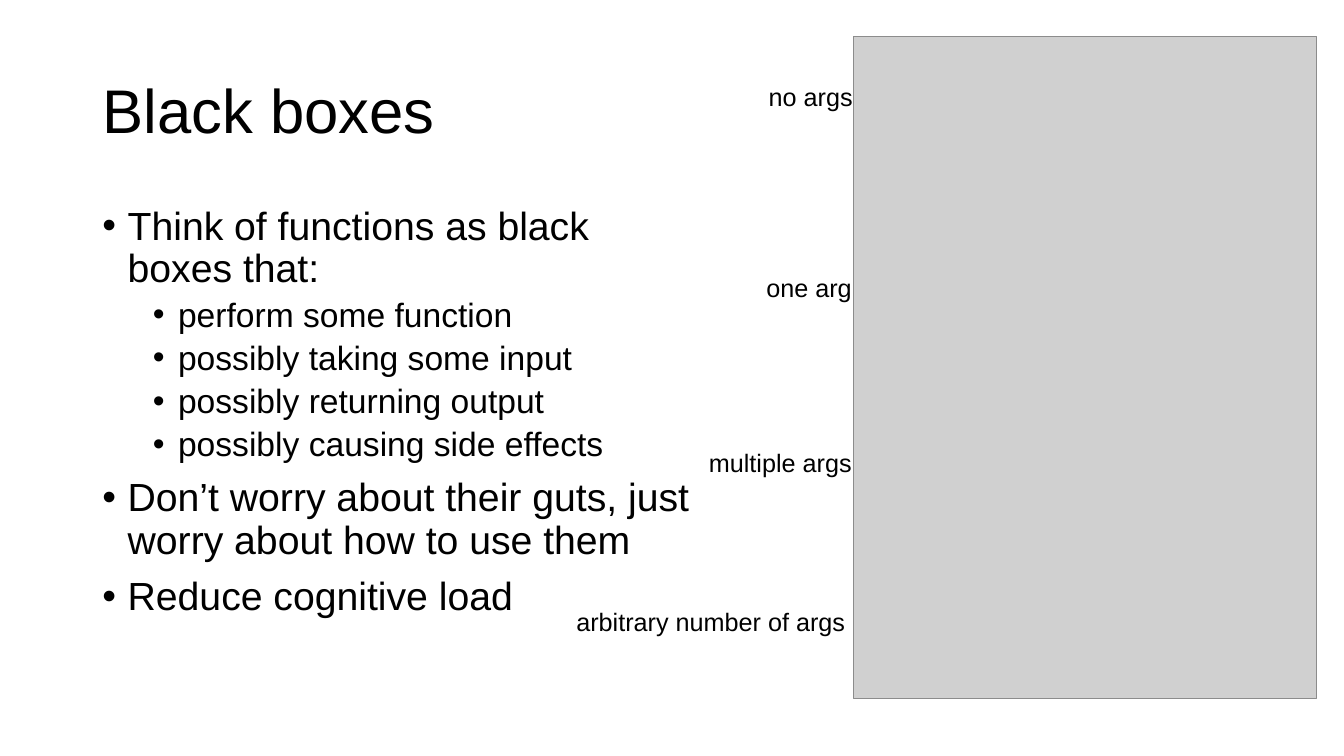
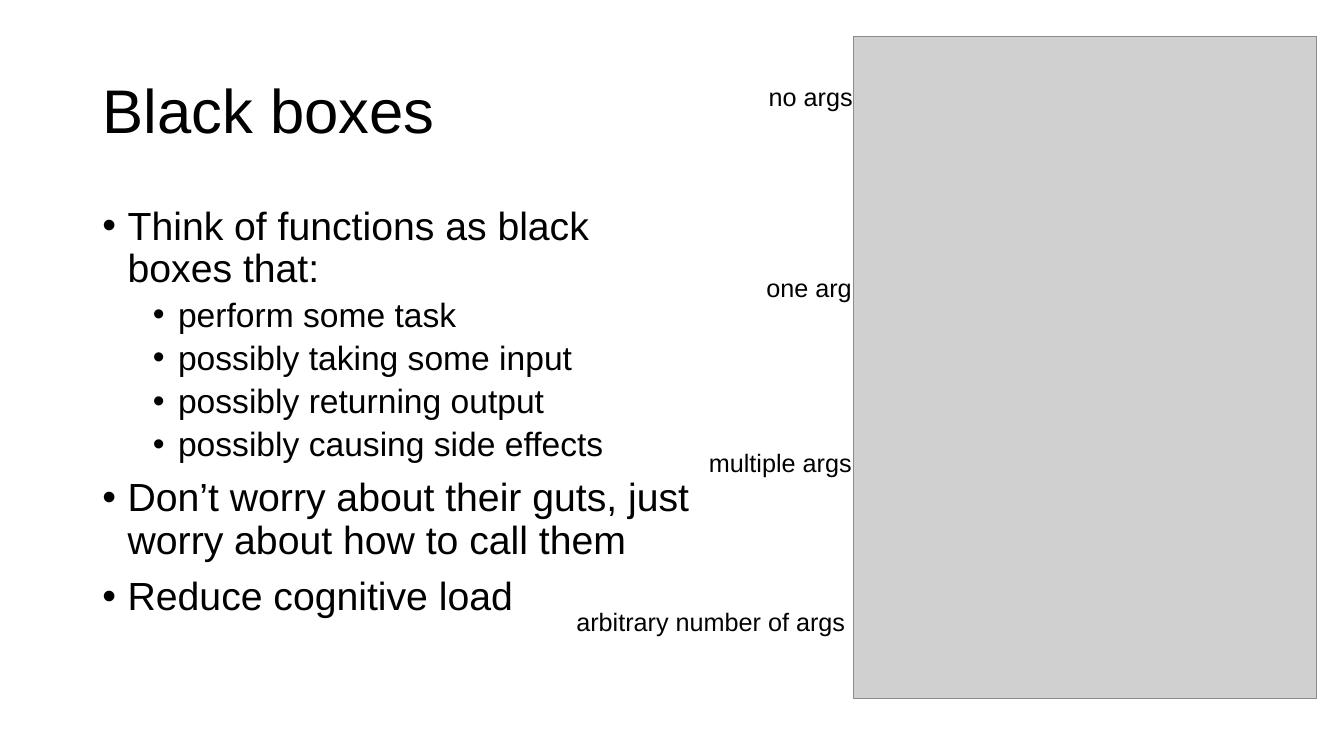
Before and after one commit to parrt/msds501, a slide deck: slide 3 of slides/functions.pptx. Drawn at 1344x756 pixels with LibreOffice and Linux fonts; fonts in the diff are those of the drawing; grey boxes stand for pictures; background and template pictures are left out. Boxes give left, top, right and bottom in pixels: in the first picture for what was removed or moved away, otherwise in the second. Text is boxed around its words. In the diff, an @@ line names an element or a change of style, - is before the commit and + after.

```diff
--- a/slides/functions.pptx
+++ b/slides/functions.pptx
@@ text at (178, 302, 457, 334): text changed @@
-  • perform some function
+  • perform some task
@@ text at (128, 482, 689, 562): text changed @@
-• Don’t worry about their guts, just worry about how to use them
+• Don’t worry about their guts, just worry about how to call them
```
Also in this commit, not shown: 6 other slides changed.
